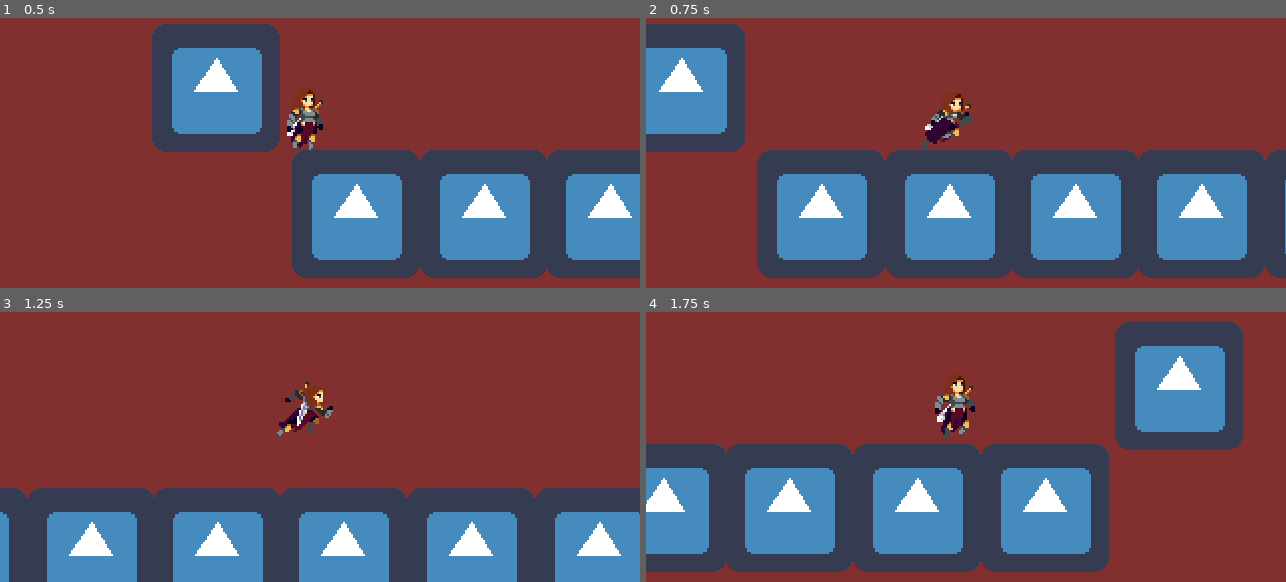
Above: before the commit, frames 1-4 (two rows, left to right).
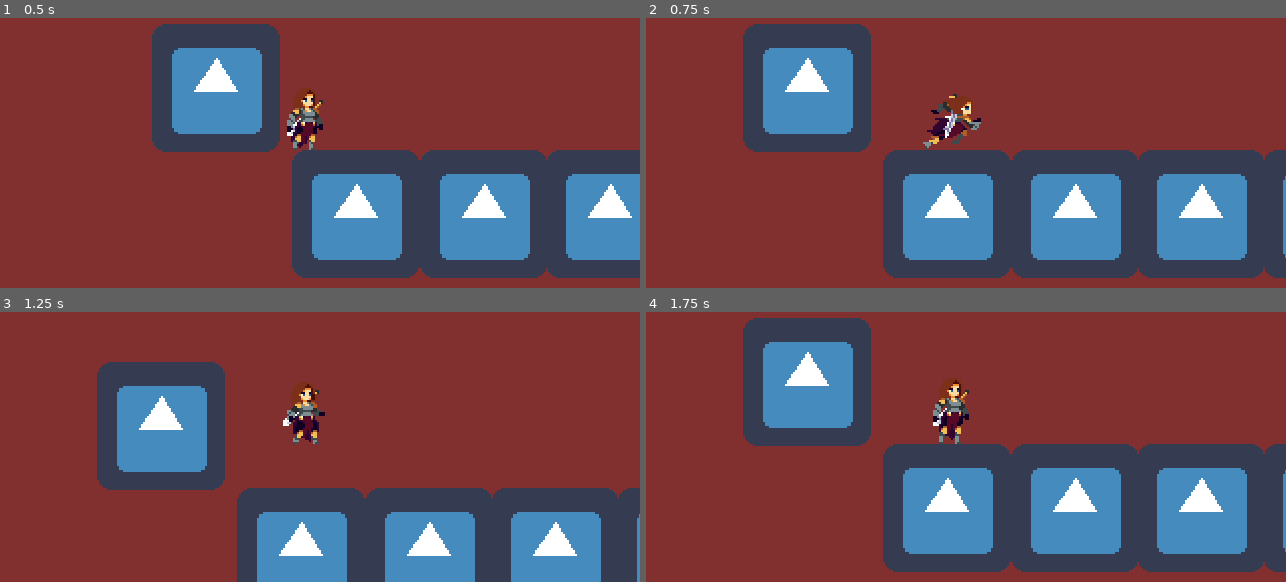
Above: after the commit, the same moments.

Repository: TalhaAksoy/2DHackAndSlashGame
Game: Godot game, scene res://Game.tscn
The game is run twice, just before and just after one commit, with the same random seed, the same clock (stepped at 60 frames per second) and the same inputs. The engine's default icon, where the game draws it, is replaced by a stand-in: a white triangle on a blue panel in a dark square.
Inputs:
- Up to frame 1 (0.5 s): no input
- Up to frame 2 (0.75 s): hold D (right) from 0.53 s (still down); tap Shift (dash) at 0.6 s
- Up to frame 3 (1.25 s): keep holding D (right); tap W (up) at 0.77, 0.8, 1.07 s
- Up to frame 4 (1.75 s): keep holding D (right); tap W (up) at 1.35, 1.52 s; tap Shift (dash) at 1.55 s

Frame 1 is identical in both runs. In frame 2, 27% of the frame differs, in the area x 0-100%, y 2-97%; in frame 3, 35%; in frame 4, 56%.

Commit message:
change script

Diff:
--- a/Game.tscn
+++ b/Game.tscn
@@ -21,6 +21,7 @@
 
 [sub_resource type="Animation" id=7]
 resource_name = "dash"
+length = 0.9
 loop = true
 tracks/0/type = "value"
 tracks/0/path = NodePath("Sprite:frame")
@@ -37,7 +38,7 @@
 
 [sub_resource type="Animation" id=4]
 resource_name = "idle"
-length = 0.7
+length = 0.9
 loop = true
 tracks/0/type = "value"
 tracks/0/path = NodePath("Sprite:frame")
@@ -88,7 +89,7 @@
 
 [sub_resource type="Animation" id=6]
 resource_name = "run"
-length = 0.8
+length = 0.9
 loop = true
 tracks/0/type = "value"
 tracks/0/path = NodePath("Sprite:frame")
@@ -120,49 +121,34 @@
 
 [sub_resource type="AnimationNodeStateMachineTransition" id=23]
 switch_mode = 2
+auto_advance = true
 
 [sub_resource type="AnimationNodeStateMachineTransition" id=24]
-switch_mode = 2
-auto_advance = true
 
 [sub_resource type="AnimationNodeStateMachineTransition" id=25]
-switch_mode = 2
-auto_advance = true
 
 [sub_resource type="AnimationNodeStateMachineTransition" id=26]
-switch_mode = 2
 
 [sub_resource type="AnimationNodeStateMachineTransition" id=27]
-switch_mode = 2
-auto_advance = true
 
 [sub_resource type="AnimationNodeStateMachineTransition" id=28]
-switch_mode = 2
 
 [sub_resource type="AnimationNodeStateMachineTransition" id=29]
-switch_mode = 2
-auto_advance = true
 
 [sub_resource type="AnimationNodeStateMachineTransition" id=30]
-switch_mode = 2
-
-[sub_resource type="AnimationNodeStateMachineTransition" id=31]
-switch_mode = 2
-
-[sub_resource type="AnimationNodeStateMachineTransition" id=32]
-switch_mode = 2
 
 [sub_resource type="AnimationNodeStateMachine" id=18]
 states/dash/node = SubResource( 19 )
-states/dash/position = Vector2( 444, 180 )
+states/dash/position = Vector2( 328, 138 )
 states/idle/node = SubResource( 20 )
-states/idle/position = Vector2( 398, 64 )
+states/idle/position = Vector2( 811, 119 )
 states/jump/node = SubResource( 21 )
-states/jump/position = Vector2( 611, 174 )
+states/jump/position = Vector2( 719, 210 )
 states/run/node = SubResource( 22 )
-states/run/position = Vector2( 592, 56 )
-transitions = [ "idle", "dash", SubResource( 23 ), "dash", "idle", SubResource( 24 ), "idle", "run", SubResource( 25 ), "run", "idle", SubResource( 26 ), "run", "jump", SubResource( 27 ), "jump", "run", SubResource( 28 ), "jump", "dash", SubResource( 29 ), "dash", "jump", SubResource( 30 ), "jump", "idle", SubResource( 31 ), "idle", "jump", SubResource( 32 ) ]
+states/run/position = Vector2( 479, 34 )
+transitions = [ "dash", "idle", SubResource( 23 ), "idle", "dash", SubResource( 24 ), "idle", "run", SubResource( 25 ), "run", "idle", SubResource( 26 ), "idle", "jump", SubResource( 27 ), "jump", "idle", SubResource( 28 ), "run", "dash", SubResource( 29 ), "dash", "run", SubResource( 30 ) ]
 start_node = "idle"
+graph_offset = Vector2( 138.153, 23.4189 )
 
 [sub_resource type="AnimationNodeStateMachinePlayback" id=17]
 
@@ -208,7 +194,6 @@
 [node name="AnimationTree" type="AnimationTree" parent="Player"]
 tree_root = SubResource( 18 )
 anim_player = NodePath("../AnimationPlayer")
-active = true
 parameters/playback = SubResource( 17 )
 
 [node name="platform" type="Node2D" parent="."]
--- a/Player.gd
+++ b/Player.gd
@@ -1,3 +1,4 @@
+class_name Player
 extends KinematicBody2D
 
 export var speed = 200
@@ -5,24 +6,25 @@
 export var jump_power = 120
 export var acceleration = 0.25
 export var friction = 0.25
-export var dash_power  = 1000
+export var dash_power  = 500
 onready var animation = $AnimationPlayer
 onready var sprite = $Sprite
+onready var animationTree = $AnimationTree
 var state_machine
+var can_dash = true
 var direction = 0
 var facing = "right"
-var motion = Vector2.ZERO
+var motion = Vector2()
 
-func dash():
-	if Input.is_action_just_pressed("dash"):
-		animation.playback_speed = 1
-		state_machine.travel("dash")
-		if is_on_floor():
-			if facing == "left":
-				direction = -1
-			else:
-				direction = 1
-			motion.x +=  direction * dash_power
+var state
+enum{
+	RUN_LEFT,
+	RUN_RIGHT,
+	JUMP,
+	DASH,
+	IDLE
+}
+
 
 func is_facing_way():
 	if facing == "left":
@@ -36,42 +38,79 @@
 
 func _ready():
 	state_machine = $AnimationTree.get("parameters/playback")
+	animationTree.active = true
 
-func get_direciton():
-	# Horizontal
-	var current = state_machine.get_current_node()
-	direction = 0
-	if Input.is_action_pressed("left"):
-		direction = -1
-		facing = "left"
-		if is_on_floor():
-			animation.playback_speed = 1.5
-			state_machine.travel("run")
-	if Input.is_action_pressed("right"):
-		direction = 1
-		facing = "right"
-		if is_on_floor():
-			animation.playback_speed = 1.5
-			state_machine.travel("run")
-	if direction == 0:
-		if is_on_floor():
-			animation.playback_speed = 0.8
-			state_machine.travel("idle")
-		motion.x = lerp(motion.x, 0, friction)
-	else:
-		motion.x = lerp(motion.x, direction * speed, acceleration)
-	#Jump
-	if Input.is_action_just_pressed("up"):
+func dash(delta):
+	if is_on_floor():
 		animation.playback_speed = 1
-		state_machine.travel("jump")
-		if is_on_floor():
-			motion.y = -jump_power
+		state_machine.travel("dash")
+		if facing == "left":
+			direction = -1
+		else:
+			direction = 1
+		motion.x = lerp(motion.x, direction * dash_power, acceleration)
+
+func dash_timer():
+	can_dash = false
+	yield(get_tree().create_timer(0.2), "timeout")
+	if state == DASH:
+		state = IDLE
+	yield(get_tree().create_timer(1), "timeout")
+	can_dash = true
+
+func run_left(delta):
+	direction = -1
+	facing = "left"
+	if is_on_floor():
+		state_machine.travel("run")
+	motion.x = lerp(motion.x, direction * speed, acceleration)
+
+func run_right(delta):
+	direction = 1
+	facing = "right"
+	if is_on_floor():
+		state_machine.travel("run")
+	motion.x = lerp(motion.x, direction * speed, acceleration)
+
+func jump(delta):
+	state_machine.travel("jump")
+	if is_on_floor():
+		motion.y = -jump_power
+
+func idle(delta):
+	if is_on_floor():
+		state_machine.travel("idle")
+	motion.x = 0
+
 
 func _physics_process(delta):
 
+	var current = state_machine.get_current_node()
 	is_facing_way()
-	get_direciton()
-	dash()
-	print("motion = ",motion.x," motion.y = ",motion.y," direction = ",direction)
+	match state:
+		RUN_LEFT:
+			run_left(delta)
+		RUN_RIGHT:
+			run_right(delta)
+		DASH:
+			dash(delta)
+		IDLE:
+			idle(delta)
+	if can_dash == true && Input.is_action_just_pressed("dash"):
+		state = DASH
+		dash_timer()
+	if Input.is_action_just_pressed("left"):
+		state = RUN_LEFT
+	if Input.is_action_just_pressed("right"):
+		state = RUN_RIGHT
+	if Input.is_action_just_pressed("up"):
+		jump(delta)
+	if state == RUN_RIGHT && Input.is_action_just_released("right"):
+		state = IDLE
+	if state == RUN_LEFT && Input.is_action_just_released("left"):
+		state = IDLE
+	if state == DASH && Input.is_action_just_released("dash"):
+		state = IDLE
+	print("state = ", state)
 	motion.y += gravity
 	motion = move_and_slide(motion , Vector2.UP)
--- /dev/null
+++ b/player/states/base_state.gd
@@ -0,0 +1,21 @@
+extends Node
+class_name BaseState
+
+export (String) var animation_name
+
+var player : Player
+
+func enter() -> void:
+	player.animation.play(animation_name)
+
+func exit() -> void:
+	pass
+
+func input(event: InputEvent) -> BaseState:
+	return null
+
+func process(delta: float) -> BaseState:
+	return null
+
+func physics_process(delta: float) -> BaseState:
+	return null
--- /dev/null
+++ b/player/states/move.gd
@@ -0,0 +1,8 @@
+extends BaseState
+class_name MoveState
+
+export (float) var move_speed = 200
+
+func input(event: InputEvent) -> int:
+	if Input.is_action_just_pressed("jump"):
+		return State.jump
--- a/project.godot
+++ b/project.godot
@@ -7,6 +7,28 @@
 ;   param=value ; assign values to parameters
 
 config_version=4
+
+_global_script_classes=[ {
+"base": "Node",
+"class": "BaseState",
+"language": "GDScript",
+"path": "res://player/states/base_state.gd"
+}, {
+"base": "BaseState",
+"class": "MoveState",
+"language": "GDScript",
+"path": "res://player/states/move.gd"
+}, {
+"base": "Reference",
+"class": "Player",
+"language": "GDScript",
+"path": "res://Player.gd"
+} ]
+_global_script_class_icons={
+"BaseState": "",
+"MoveState": "",
+"Player": ""
+}
 
 [application]
 
Not shown: 1 places in Game.tscn that only renumber resources
